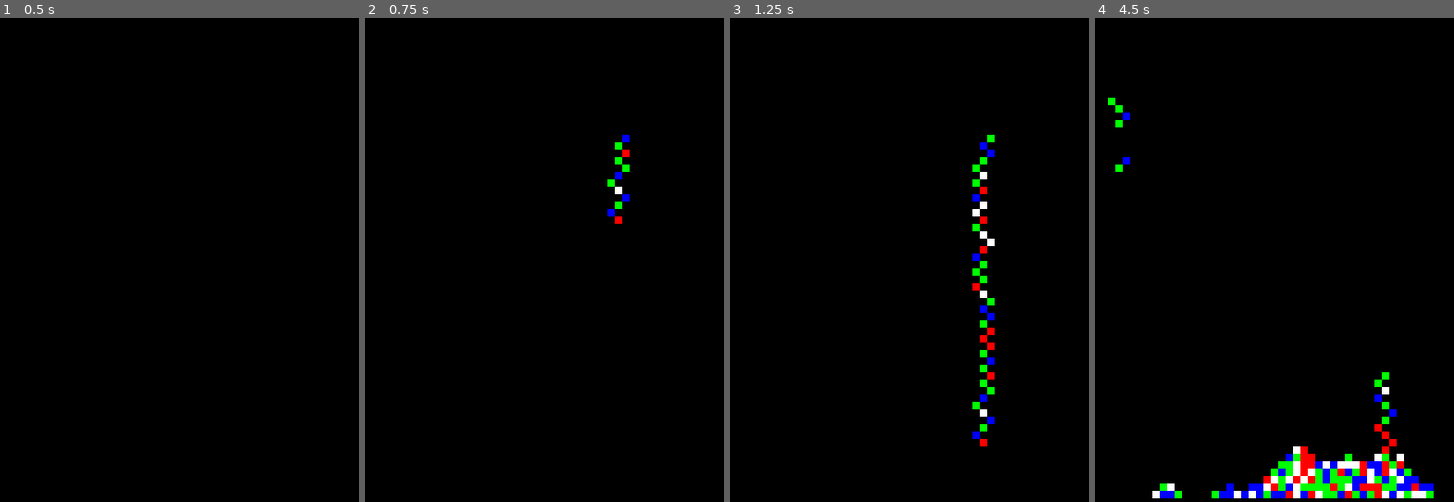
Above: before the commit, frames 1-4 (left to right).
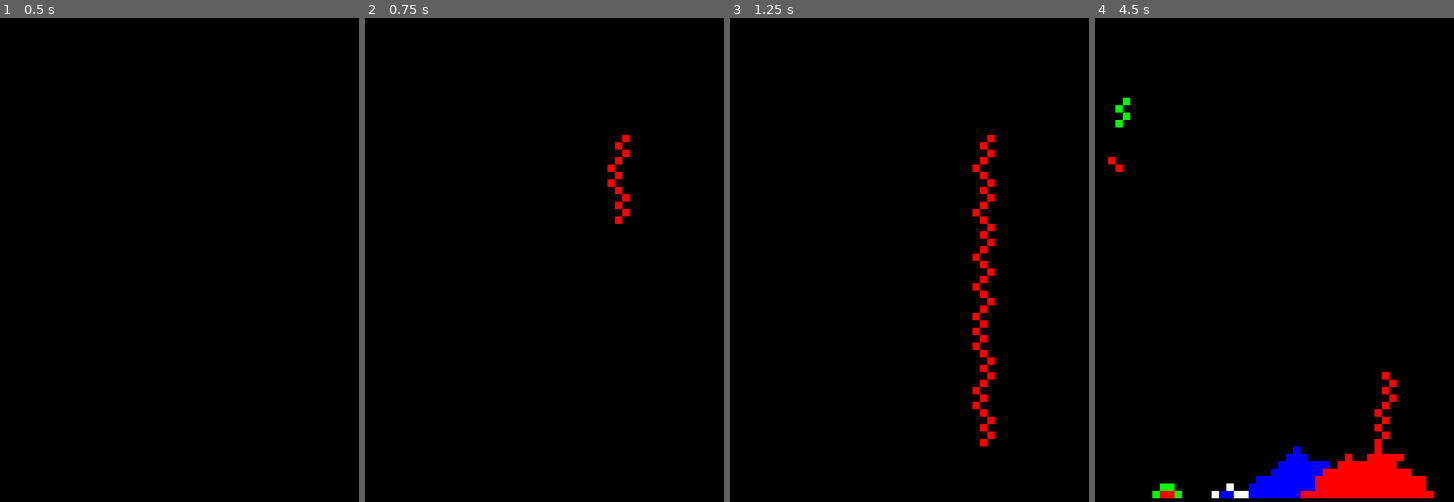
Above: after the commit, the same moments.

Repository: byronHogan1218/SandSimulator
Game: Godot game, scene res://simulator.tscn
Two runs of this game, one before a commit and one after it. Both use one fixed random seed, a clock stepped at 60 frames per second and the inputs below.
Inputs (mouse positions are in pixels of both pictures, inside the frame that each line leads up to):
- Up to frame 1 (0.5 s): no input
- Up to frame 2 (0.75 s): tap Enter at 0.5 s; move the mouse to (619, 134) at 0.52 s; press the mouse at (619, 134) at 0.53 s
- Up to frame 3 (1.25 s): no input
- Up to frame 4 (4.5 s): move the mouse to (1163, 201) at 1.27 s; release the mouse at (1163, 201) at 1.28 s; click (1163, 201) at 1.35 s; move the mouse to (1296, 22) at 2.02 s; press the mouse at (1296, 22) at 2.03 s; move the mouse to (1231, 303) at 2.77 s; release the mouse at (1231, 303) at 2.78 s; click (1231, 303) at 2.85 s; move the mouse to (1385, 269) at 3.52 s; press the mouse at (1385, 269) at 3.53 s; move the mouse to (1120, 66) at 4.27 s; release the mouse at (1120, 66) at 4.28 s; click (1120, 66) at 4.35 s

Frame 1 is identical in both runs. In frame 2, 0.4% of the frame differs, in the area x 67-74%, y 24-41%; in frame 3, 1.4%; in frame 4, 4.0%, in the area x 3-95%, y 16-100%.

Commit message:
working appropritely

Diff:
--- a/SandSpawner.gd
+++ b/SandSpawner.gd
@@ -8,21 +8,13 @@
 
 var rng = RandomNumberGenerator.new()
 
+var instantiatedMeshes = []
+var currentSand: Array = []
+
+var directions: Array[int] = [-1,1]
+var colorIndex: int = 0
 var colors = [Color.WHITE, Color.RED, Color.GREEN, Color.BLUE]
 
-var timeBetween: float = 0
-var drawThreshold: float = .001
-var instantiatedMeshes = []
-var finishedParticles = []
-var currentSand: Array = []
-var index: Array = []
-
-var rowsComplete: Array[bool] = []
-var meshInstances: Array = []
-
-var newSandTest = []
-
-var temp = 0
 # Called when the node enters the scene tree for the first time.
 func _ready():
 	windowWidth = (480/cellSize)
@@ -35,9 +27,8 @@
 			sandRow.append(null)
 			var meshInstance = MeshInstance2D.new()
 			sandRowMeshes.append(meshInstance)
-		meshInstances.append(sandRowMeshes)
+
 		currentSand.append(sandRow)
-		newSandTest.append(sandRow)
 	print("Column amount: ", windowWidth)
 	print("Row amount: ", windowHeight)
 	pass
@@ -46,20 +37,11 @@
 
 # Called every frame. 'delta' is the elapsed time since the previous frame.
 func _process(delta):
+	if Input.is_action_just_pressed("left"):
+		colorIndex = (colorIndex + 1) % (colors.size())
 	if Input.is_action_pressed("left"):
 		var mouse_position: Vector2 = get_global_mouse_position()
 		coordinatesToSand(mouse_position)
-	timeBetween = timeBetween + delta
-	#if(timeBetween < drawThreshold):
-		#return
-	timeBetween = 0
-	#temp = temp + 1
-	#if(temp > 10):
-		#var t = 0
-		#while(t<windowWidth):
-			#addSandToIndex(0,t)
-			#t = t + 1
-		#temp = 0
 	for instance in instantiatedMeshes:
 		remove_child(instance)
 	instantiatedMeshes = []
@@ -68,15 +50,11 @@
 	pass
 
 func drawSand():
-	#for finishedSand in finishedParticles:
-		#add_child(finishedSand)
 	for row in range(windowHeight):
-	#for sandParticleRow in currentSand:
 		var sandParticleRow = currentSand[row]
 		for column in range(windowWidth):
-		#for sandParticle in sandParticleRow:
 			var sandParticle = sandParticleRow[column]
-			if(sandParticle == null || sandParticle.isMeshSaved() && sandParticle.isFinalDestinationReached()):
+			if(sandParticle == null):
 				continue
 			var meshInstance = MeshInstance2D.new()
 
@@ -87,13 +65,6 @@
 
 			add_child(meshInstance)
 			instantiatedMeshes.append(meshInstance)
-
-			#if(!sandParticle.isFinalDestinationReached()):
-				#instantiatedMeshes.append(meshInstance)
-			#else:
-				#print("adding to finished")
-				#sandParticle.setMeshSaved()
-				#finishedParticles.append(meshInstance)
 
 func addSandToIndex(row: int, column: int) -> void:
 	if(sandInIndex(row,column,currentSand)):
@@ -123,60 +94,75 @@
 
 	var xposition = cellSize * column
 	var yposition = cellSize * row
-	var sandParticle = Sand.new(mesh, Vector2(xposition,yposition), colors[rng.randi_range(0,colors.size()-1)],row,column)
+	var sandParticle = Sand.new(mesh, Vector2(xposition,yposition), colors[colorIndex],row,column)
 	currentSand[row][column] = sandParticle
 
 func generateNewSand() -> void:
 	var sandToMoveDown = []
 	for row in range(windowHeight):
-		if (!isRowComplete(currentSand[row])):
-			for column in range(windowWidth):
-				if(sandInIndex(row,column, currentSand)):
-					if(sandShouldMoveDown(row,column, currentSand)):
-						sandToMoveDown.append(currentSand[row][column])
-					else:
-						newSandTest[row][column].setFinalDestinationReached()
+		for column in range(windowWidth):
+			if(sandInIndex(row,column, currentSand)):
+				if(sandShouldMoveDown(row,column, currentSand)):
+					sandToMoveDown.append(currentSand[row][column])
+				else:
+					currentSand[row][column].incrementIterationCount()
 	for sand in sandToMoveDown:
+		sand.resetIterationCount()
 		moveSandDown(sand.getRow(),sand.getColumn(),currentSand)
-
-
-func isRowComplete(sandArray: Array) -> bool:
-	return sandArray.reduce(func(accum, sand): return accum && (sand == null || sand.isFinalDestinationReached()), false)
 
 
 func coordinatesToSand(location: Vector2):
 	var row = int(location.y/cellSize)
 	var column = int(location.x/cellSize)
-	addSandToIndex(row,column)
+	addSandToIndex(row,getClampedColumn(column))
 
 
 func sandInIndex(row: int, column: int,sandArray) -> bool:
-	# TODO add logic here to block leaving the window trying to make sand
 	return sandArray[row][column] != null
 
 func sandShouldMoveDown(row: int, column: int,sandArray) -> bool:
-	if(row + 1 > windowHeight-1):
+	if(sandArray[row][column].isDoneMoving()):
 		return false
-	return sandArray[row + 1][column] == null || sandArray[row + 1][column +1] == null || sandArray[row + 1][column -1] ==null
+	# Cannot move below the screen
+	if(row + 1 >= windowHeight):
+		return false
+	# Is the space below the sand available
+	if(sandArray[row + 1][column] == null):
+		return true
+	# Cannot move to the left so only check to move to the right
+	if(column - 1 < 0):
+		return sandArray[row + 1][column + 1] == null
+	# Cannot move to the right so only check to move to the left
+	if(column + 1 >= windowWidth):
+		return sandArray[row + 1][column - 1] == null
+	# Will determine if we can move to the left or the right
+	return sandArray[row + 1][column + 1] == null || sandArray[row + 1][column - 1] == null
 
 func moveSandDown(row: int, column: int, sandArray) -> void:
+	# The sand moves to the side
 	if (sandInIndex(row +1 , column, sandArray)):
-		var direction = rng.randi_range(0,1)
-		if(direction == 0):
-			direction = -1
-		if (sandInIndex(row +1 , column + direction, sandArray)):
+		var direction = directions[rng.randi_range(0,1)]
+		if (column + direction > windowWidth -1):
 			direction = direction * -1
+		elif (column + direction < 0):
+			direction = direction * -1
+		elif (sandInIndex(row + 1 , column + direction, sandArray)):
+			direction = direction * -1
+			# We need to make sure the direction does not go out of bounds
+			if(column + direction > windowWidth - 1):
+				direction = direction * -1
 		sandArray[row + 1][column + direction] = sandArray[row][column]
 		sandArray[row][column] = null
 		var xposition = cellSize * (column + direction)
 		var yposition = cellSize * (row + 1)
-		print("direction: ", direction)
-		print("col ",column," new column: ", column + direction, sandArray[row + 1][column + direction])
 		sandArray[row + 1][column + direction].updatePosition(Vector2(xposition,yposition),row+1,column + direction)
 		return
-
+	# The sand moves down
 	sandArray[row + 1][column] = sandArray[row][column]
 	sandArray[row][column] = null
 	var xposition = cellSize * column
 	var yposition = cellSize * (row + 1)
 	sandArray[row + 1][column].updatePosition(Vector2(xposition,yposition),row+1,column)
+
+func getClampedColumn(column: int) -> int:
+	return clampi(column, 0, windowWidth -1)
--- a/sand.gd
+++ b/sand.gd
@@ -7,6 +7,7 @@
 var _meshSaved = false
 var _row = -1
 var _column = -1
+var _iterationsSinceLastMove = 0
 
 
 func _init(mesh,position,color,row,column):
@@ -44,5 +45,12 @@
 func isMeshSaved() -> bool:
 	return _meshSaved
 
+func incrementIterationCount() -> void:
+	_iterationsSinceLastMove = _iterationsSinceLastMove + 1
+func resetIterationCount() -> void:
+	_iterationsSinceLastMove = 0
+func isDoneMoving() -> bool:
+	return _iterationsSinceLastMove > 4
+
 func toString() -> String:
 	return "Row: " + str(_row) + ",Column: " + str(_column)
